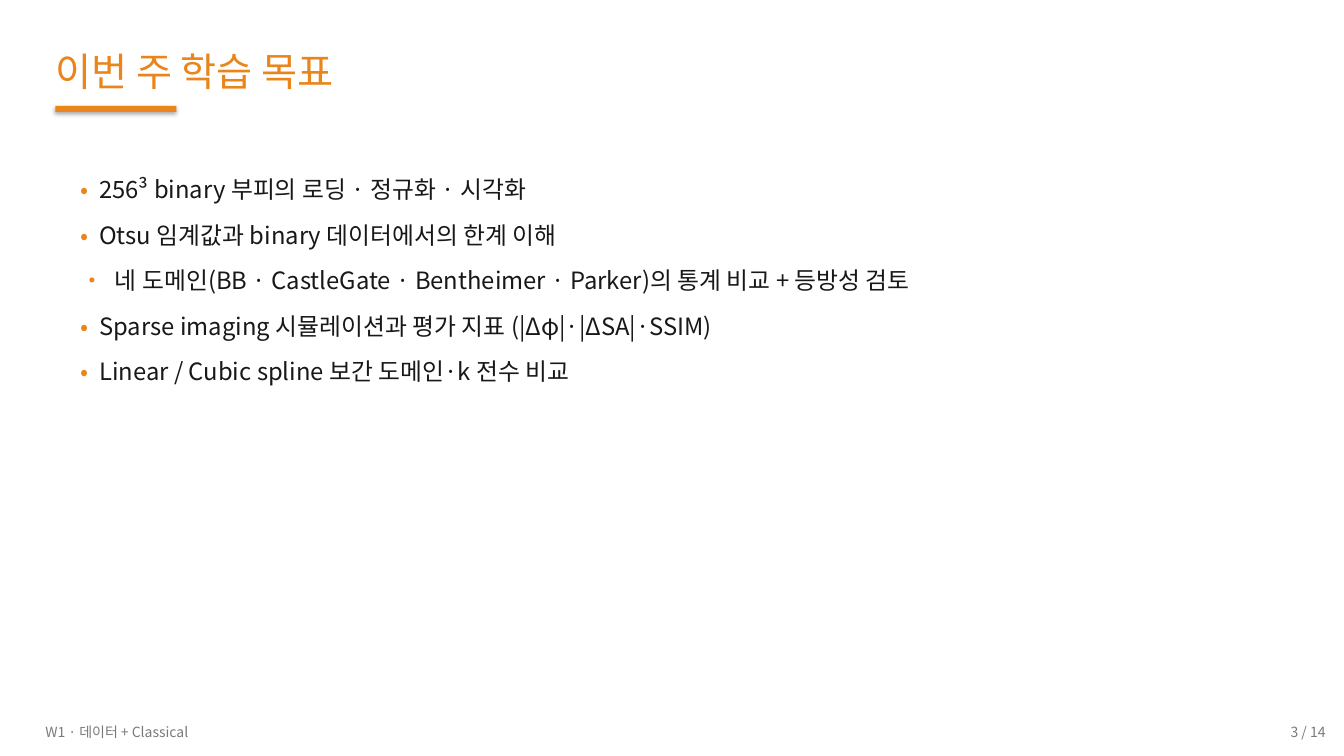
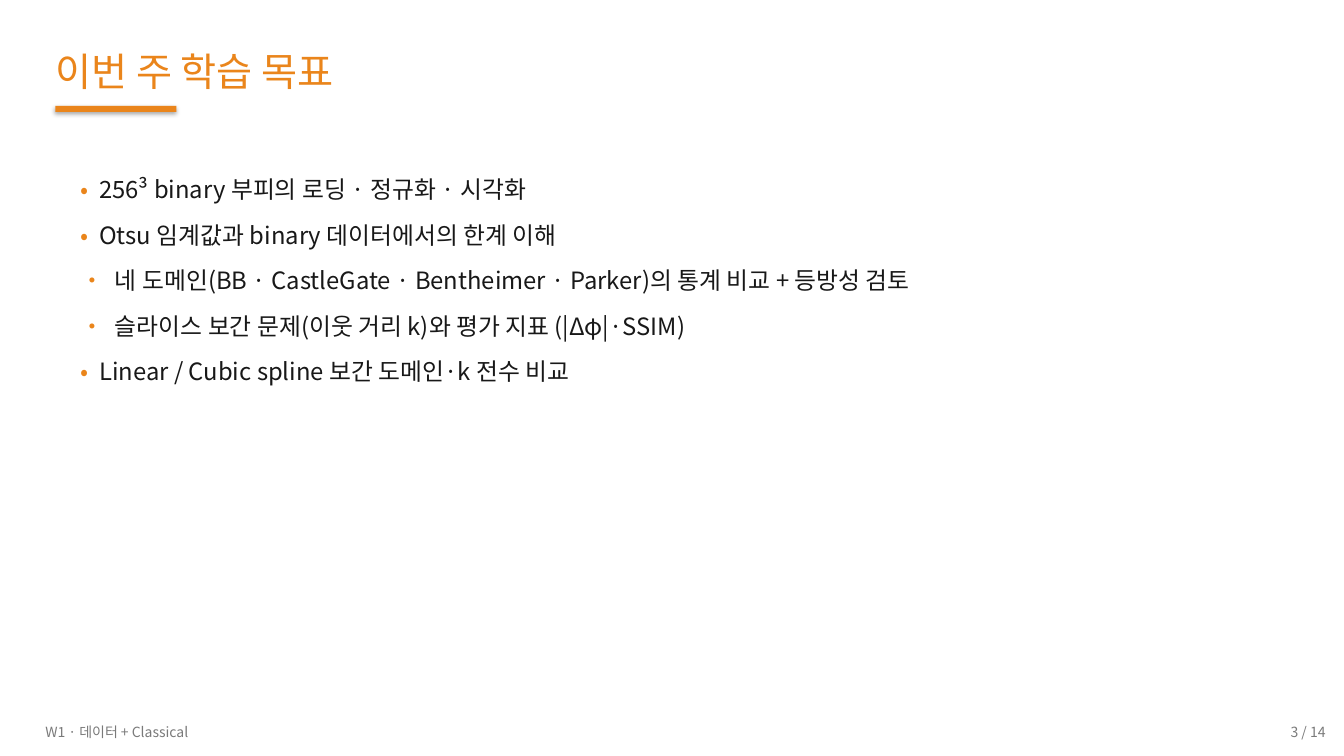
Before and after one commit to 01willy/Digital_rock_DL_Education, a slide deck: slide 3 of web/downloads/shared/w1/W1.pptx. Drawn at 1344x756 pixels with LibreOffice and Linux fonts; fonts in the diff are those of the drawing. Boxes give left, top, right and bottom in pixels: in the first picture for what was removed or moved away, otherwise in the second. Text is boxed around its words. In the diff, an @@ line names an element or a change of style, - is before the commit and + after.

```diff
--- a/web/downloads/shared/w1/W1.pptx
+++ b/web/downloads/shared/w1/W1.pptx
@@ text at (x1=115, y1=315, x2=686, y2=341): text changed @@
-• Sparse imaging 시뮬레이션과 평가 지표 (|Δφ|·|ΔSA|·SSIM)
+• 슬라이스 보간 문제(이웃 거리 k)와 평가 지표 (|Δφ|·SSIM)
```
Also in this commit, not shown: 3 other slides changed, 30 other files.
